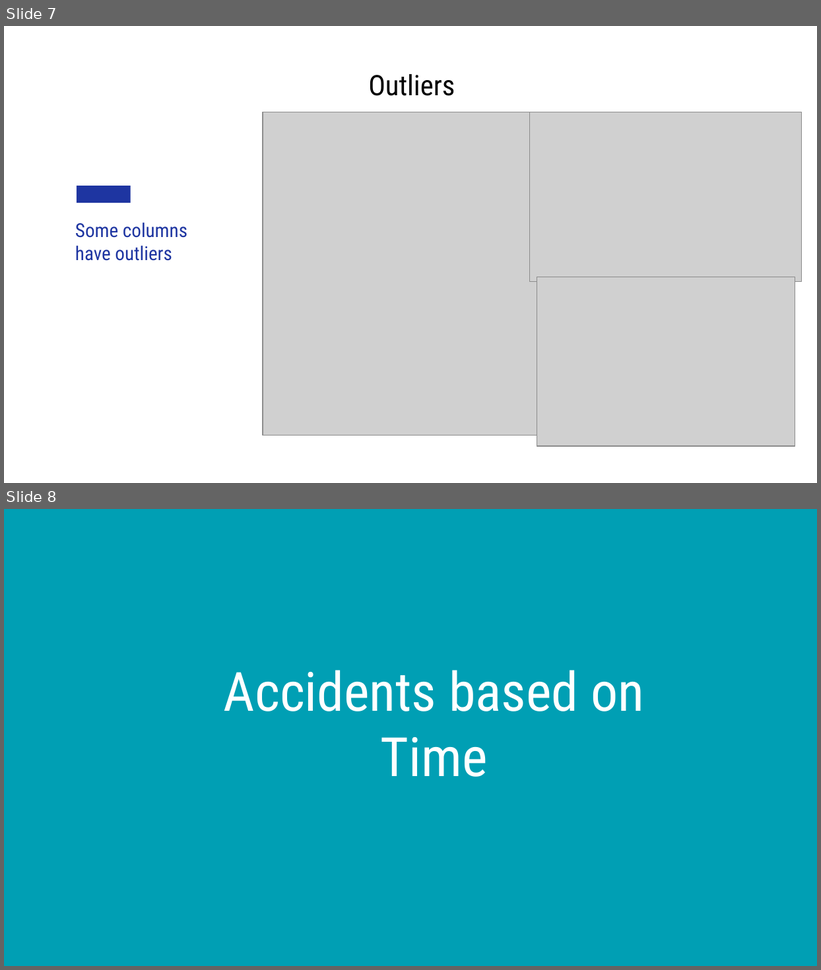
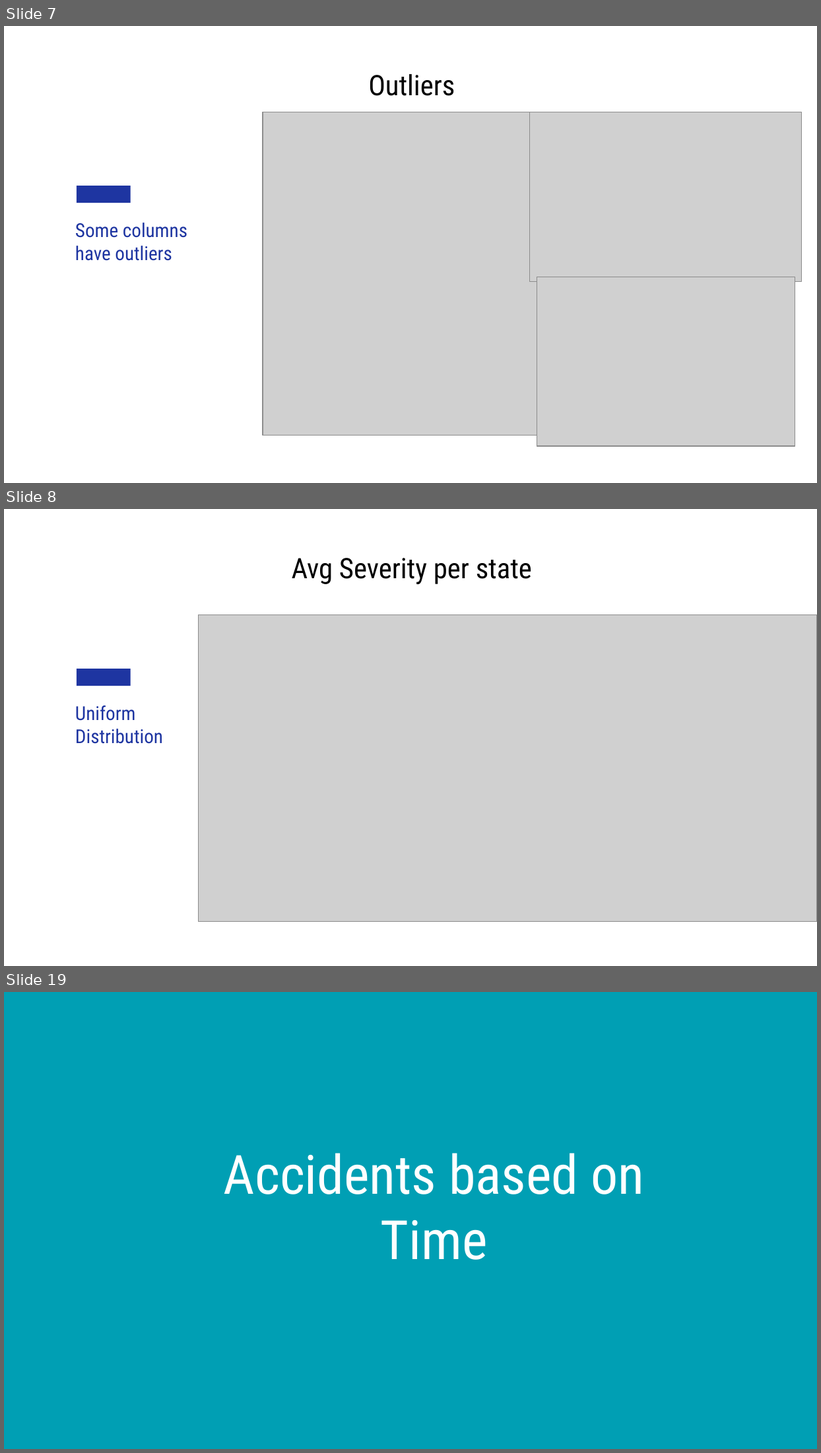
Before and after one commit to Person-Ad/US-Accidents-Big-Data-Analytics-Spark, a slide deck: docs/Team 10 Presentation.pptx. Shown one above the other, each under a label of ours: slides 7 and 8 before the commit, slides 7, 8 and 19 after it; the slides between them are not shown. The pictures are 821x970 and 821x1453 pixels, drawn with LibreOffice and Linux fonts; fonts in the diff are those of the drawing; grey boxes stand for pictures. Boxes give left, top, right and bottom in pixels: in the first picture for what was removed or moved away, otherwise in the second. Text is boxed around its words. In the diff, an @@ line names an element or a change of style, - is before the commit and + after.

```diff
--- a/docs/Team 10 Presentation.pptx
+++ b/docs/Team 10 Presentation.pptx
@@ slide 8 added at [4, 509, 817, 966], background #FFFFFF @@
@@ title added at [292, 558, 532, 584], 25 pt, text #000000 @@
+Avg Severity per state
@@ picture added at [198, 615, 817, 922] @@
@@ rectangle added at [77, 669, 130, 687], fill #1E35A1 @@
@@ text added at [75, 706, 163, 744], 17 pt, text #1E35A1 @@
+Uniform Distribution
@@ what was slide 8 is now slide 19 @@
```
Also in this commit, not shown: 18 other slides added, 1 slide removed, 2 other files.
